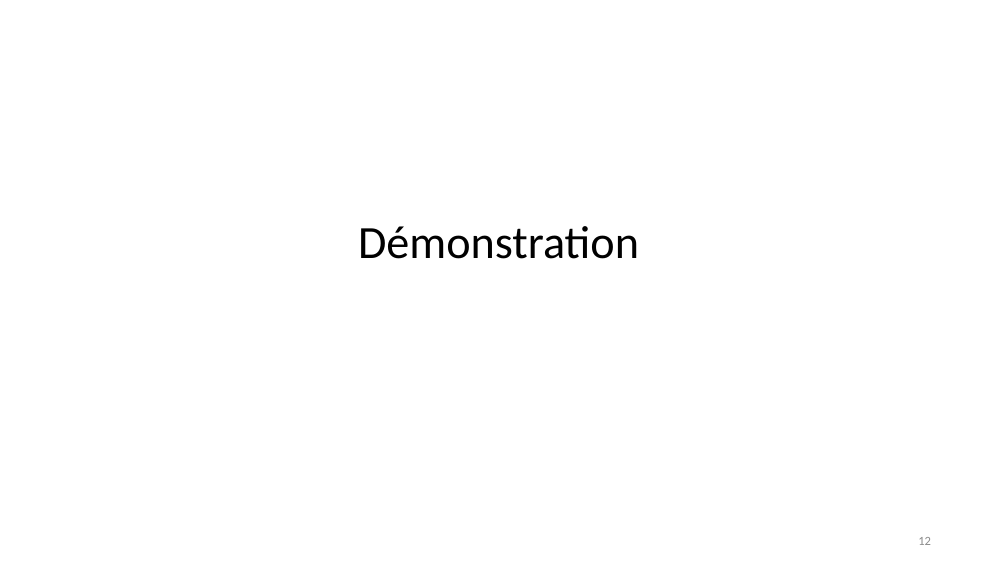
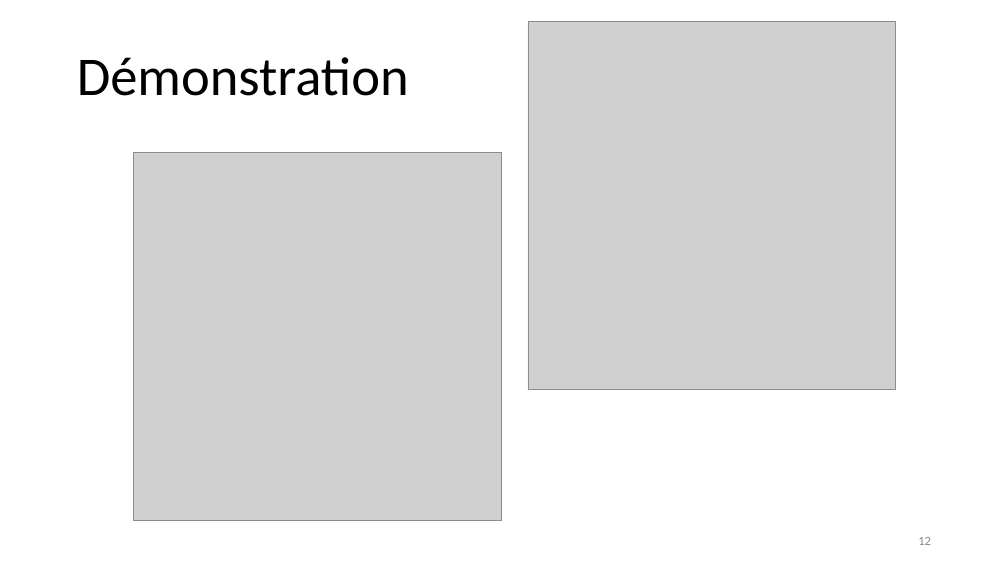
Before and after one commit to JohnPMendy/ProjetVoyage, a slide deck: slide 12 of SoutenanceProjetFinal.pptx. Drawn at 1008x567 pixels with LibreOffice and Linux fonts; fonts in the diff are those of the drawing; grey boxes stand for pictures; background and template pictures are left out. Boxes give left, top, right and bottom in pixels: in the first picture for what was removed or moved away, otherwise in the second. Text is boxed around its words. In the diff, an @@ line names an element or a change of style, - is before the commit and + after.

```diff
--- a/SoutenanceProjetFinal.pptx
+++ b/SoutenanceProjetFinal.pptx
@@ title "Démonstration": place and size @@
-title "Démonstration" at box(358, 226, 639, 259)
+title "Démonstration" at box(77, 57, 409, 96)
@@ title "Démonstration" at box(77, 57, 409, 96): size 44 to 52 pt; alignment centre to left @@
@@ picture added at box(528, 21, 896, 389) @@
@@ picture added at box(134, 153, 502, 521) @@
```
Also in this commit, not shown: 1 other slide changed.
